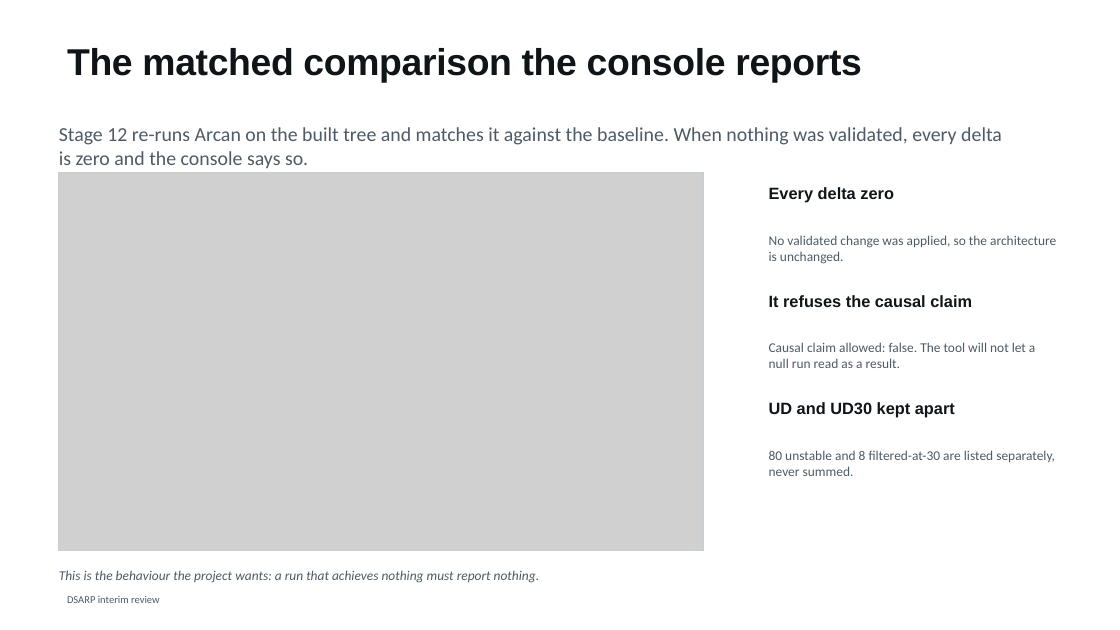
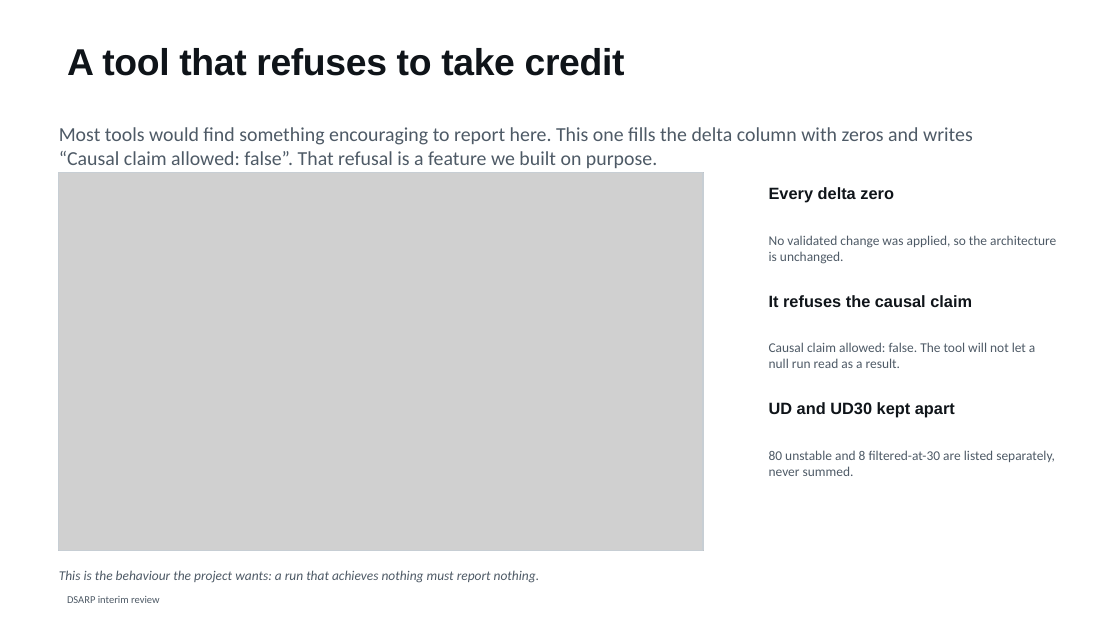
Before and after one commit to shimoriki/DSARPProject, a slide deck: slide 33 of docs/DSARP_interim_review.pptx (slide 32 before the commit). Drawn at 1120x630 pixels with LibreOffice and Linux fonts; fonts in the diff are those of the drawing; grey boxes stand for pictures. Boxes give left, top, right and bottom in pixels: in the first picture for what was removed or moved away, otherwise in the second. Text is boxed around its words. In the diff, an @@ line names an element or a change of style, - is before the commit and + after.

```diff
--- a/docs/DSARP_interim_review.pptx
+++ b/docs/DSARP_interim_review.pptx
@@ title at [67,48,625,76]: text changed @@
-The matched comparison the console reports
+A tool that refuses to take credit
@@ text at [59,127,973,168]: text changed @@
-Stage 12 re-runs Arcan on the built tree and matches it against the baseline. When nothing was validated, every delta is zero and the console says so.
+Most tools would find something encouraging to report here. This one fills the delta column with zeros and writes “Causal claim allowed: false”. That refusal is a feature we built on purpose.
```
Also in this commit, not shown: 35 other slides changed, 2 slides added, 3 other files.
